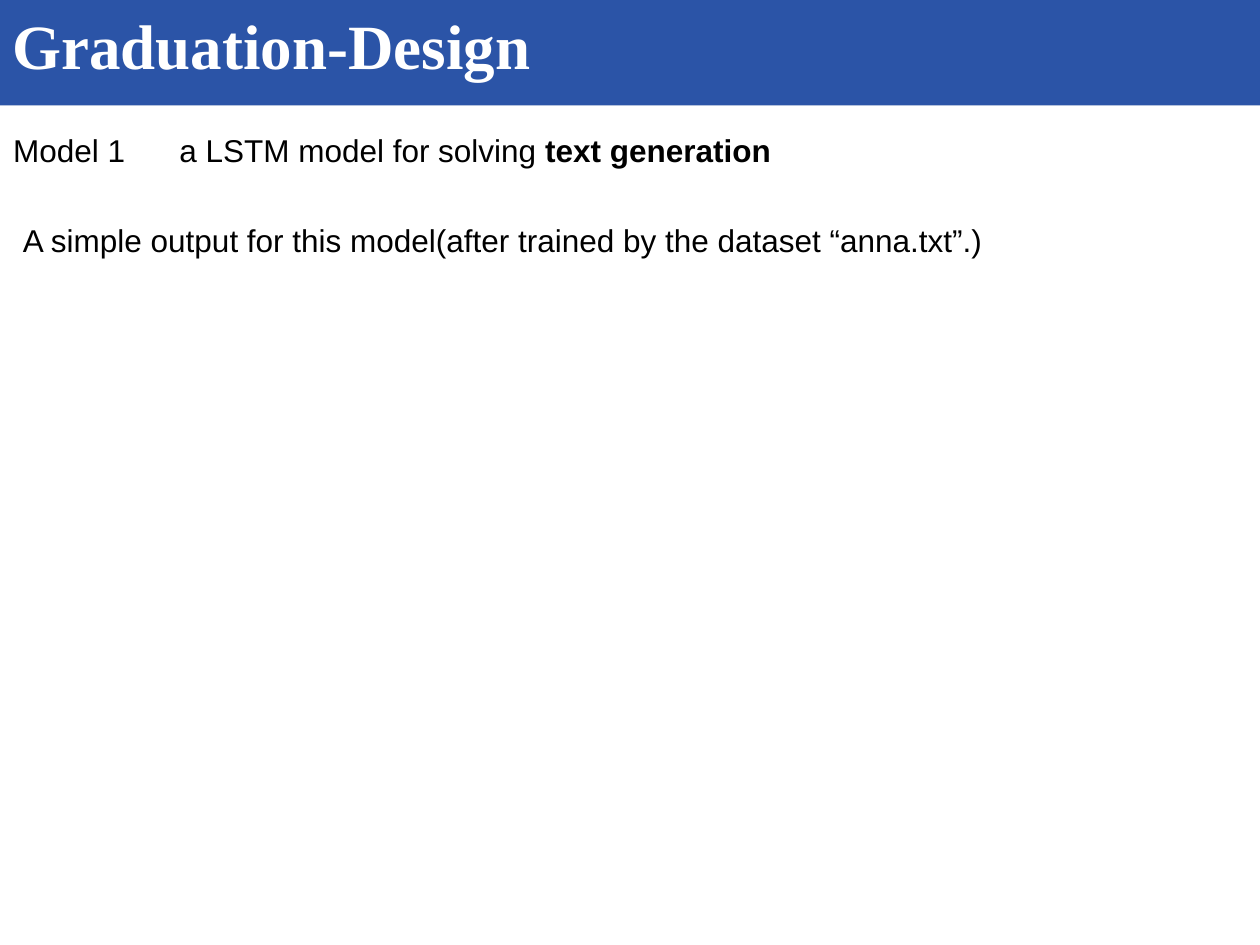
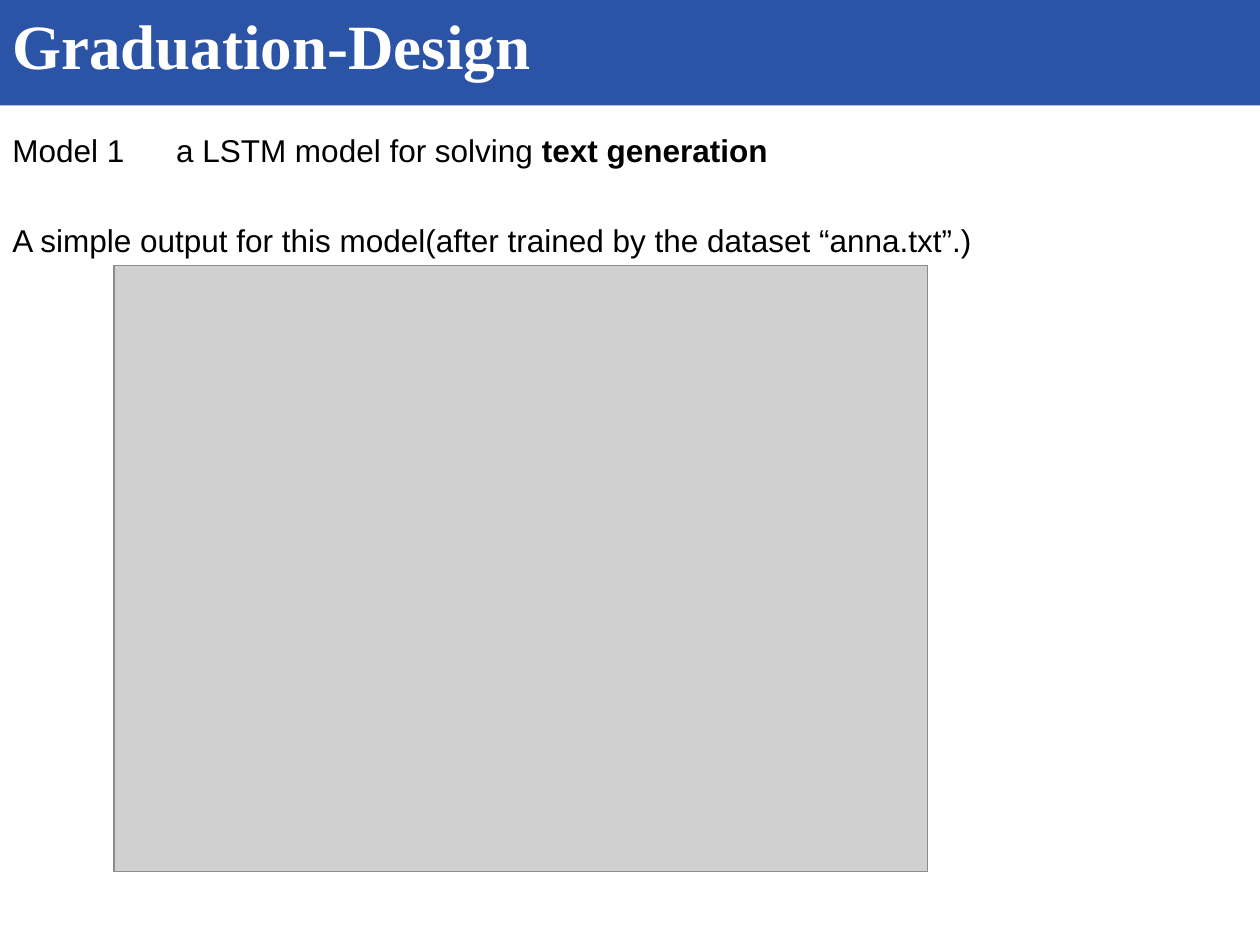
Before and after one commit to RunningPhoton/Graduation-Design, a slide deck: slide 2 of Weekly Report.pptx. Drawn at 1260x945 pixels with LibreOffice and Linux fonts; fonts in the diff are those of the drawing; grey boxes stand for pictures; background and template pictures are left out. Boxes give left, top, right and bottom in pixels: in the first picture for what was removed or moved away, otherwise in the second. Text is boxed around its words. In the diff, an @@ line names an element or a change of style, - is before the commit and + after.

```diff
--- a/Weekly Report.pptx
+++ b/Weekly Report.pptx
@@ text "A simple output for this ...": place and size @@
-text "A simple output for this ..." at box(23, 229, 982, 258)
+text "A simple output for this ..." at box(12, 229, 971, 258)
@@ picture added at box(115, 266, 929, 872) @@
```
Also in this commit, not shown: 5 other slides changed, 7 other files.
